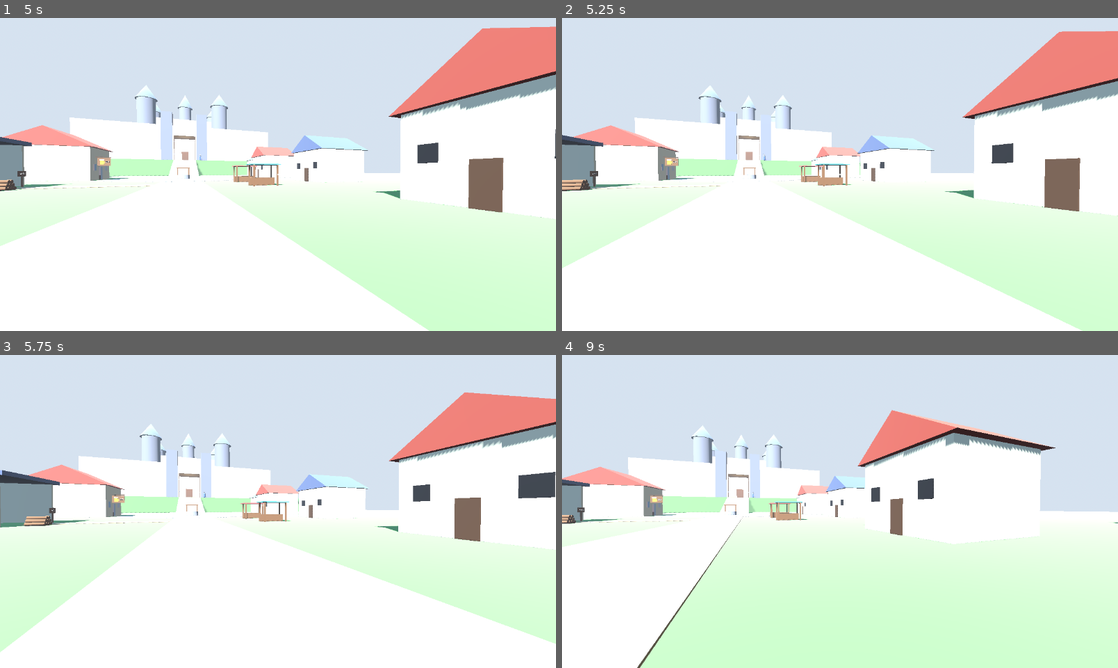
Above: before the commit, frames 1-4 (two rows, left to right).
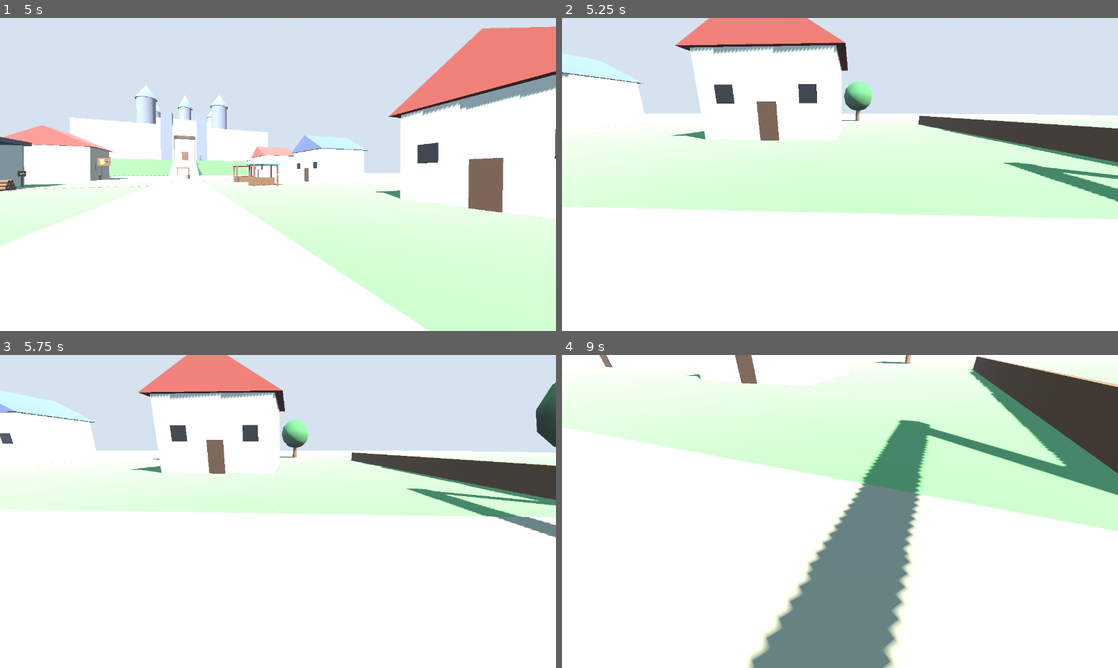
Above: after the commit, the same moments.

Repository: assasin4359-code/talk
Game: Godot game, scene res://scenes/village.tscn
The game is run twice, just before and just after one commit, with the same random seed, the same clock (stepped at 60 frames per second) and the same inputs.
Inputs (mouse positions are in pixels of both pictures, inside the frame that each line leads up to):
- Up to frame 1 (5 s): tap Enter at 0.5, 4.35 s; move the mouse to (305, 174) at 0.52 s; hold E (interact) 0.53-1.28 s; hold W (move_forward) 0.53-4.28 s; click (305, 174) at 0.67 s; tap Space at 0.77, 1.52, 3.02, 3.77, 4.52 s; tap 2 at 0.8, 1.35, 2.3, 3.6 s; move the mouse to (250, 174) at 1.27 s; click (250, 174) at 1.42 s; tap E (interact) at 1.55, 3.05, 4.55 s; move the mouse to (289, 168) at 2.02 s; hold E (interact) 2.03-2.78 s; click (289, 168) at 2.17 s; move the mouse to (272, 180) at 2.77 s; tap Shift (sprint) at 2.85 s; click (272, 180) at 2.92 s; move the mouse to (316, 177) at 3.52 s; click (316, 177) at 3.67 s; tap Escape (release_mouse) at 4.15 s; move the mouse to (111, 127) at 4.27 s; hold A (move_left) from 4.28 s (still down); click (111, 127) at 4.42 s
- Up to frame 2 (5.25 s): move the mouse to (867, 174) at 5.02 s; release A (move_left) at 5.03 s; hold S (move_back) from 5.03 s (still down); tap 0 at 5.1 s; click (867, 174) at 5.17 s
- Up to frame 3 (5.75 s): keep holding S (move_back); tap 2 at 5.3 s
- Up to frame 4 (9 s): move the mouse to (756, 433) at 5.77 s; release S (move_back) at 5.78 s; hold D (move_right) 5.78-6.53 s; tap E (interact) at 5.85, 7.35 s; click (756, 433) at 5.92 s; tap Space at 6.02, 6.77, 7.52 s; move the mouse to (962, 495) at 6.52 s; hold W (move_forward) 6.53-7.28 s; tap 2 at 6.6, 8.3, 8.85 s; click (962, 495) at 6.67 s; move the mouse to (728, 527) at 7.27 s; hold D (move_right) 7.28-8.03 s; click (728, 527) at 7.42 s; move the mouse to (895, 442) at 8.02 s; hold S (move_back) 8.03-8.78 s; hold Shift (sprint) 8.03-8.78 s; click (895, 442) at 8.17 s; move the mouse to (812, 574) at 8.77 s; hold A (move_left) from 8.78 s (still down); click (812, 574) at 8.92 s

Frame 1 is identical in both runs. In frame 2, 52% of the frame differs, in the area x 0-100%, y 0-100%; in frame 3, 43%; in frame 4, 79%.

Commit message:
마우스로 시점이 안 돌아가던 문제 수정
플레이테스트 제보: 마우스로 둘러볼 수 없음.

원인: 마우스를 잡으면(캡처) 커서가 화면 정중앙에 고정되는데, 거기에 있는
HUD 조준점(ColorRect)이 기본값 MOUSE_FILTER_STOP이라 모든 마우스 움직임을
삼켰다. 플레이어의 _unhandled_input까지 이벤트가 오지 않았다.

- 조준점·안내 문구·종료 카드 등 상호작용 없는 UI는 MOUSE_FILTER_IGNORE.
- 마우스 캡처 상태를 BTGInput.capture_mouse() 한 곳에서 관리 (플레이어,
  대화창이 각자 Input.mouse_mode를 건드리던 것 정리). 헤드리스 테스트도
  실제 창과 같은 상태를 본다.
- Esc로 마우스를 풀었거나 창 포커스를 잃은 뒤에는 게임 화면을 클릭하면
  다시 시점 조작 (그 클릭은 상호작용으로 처리하지 않음).
- tests/test_mouse.gd: 화면 정중앙에 실제 마우스 이벤트를 넣어 시점 회전,
  Esc 해제/클릭 재캡처, 선택지 동안 커서 표시 후 복귀를 검사. 조준점
  수정만 되돌리면 시점이 0.0 -> 0.0 그대로라 실패한다 (제보 증상 재현).

Co-Authored-By: Claude Opus 5.5 <noreply@anthropic.com>
Claude-Session: https://claude.ai/code/session_01Gk6DMKrdHwi9K8Tj1dZczR

Diff:
--- a/game/director.gd
+++ b/game/director.gd
@@ -189,6 +189,7 @@
 	end_card.add_theme_color_override("font_outline_color", Color(0, 0, 0, 0.8))
 	end_card.add_theme_constant_override("outline_size", 8)
 	end_card.modulate.a = 0.0
+	end_card.mouse_filter = Control.MOUSE_FILTER_IGNORE
 	layer.add_child(end_card)
 	var t := create_tween()
 	t.tween_property(end_card, "modulate:a", 1.0, _seconds(2.0))
--- a/game/input_setup.gd
+++ b/game/input_setup.gd
@@ -2,6 +2,17 @@
 extends RefCounted
 ## Registers the game's input actions in code, so the project runs without hand-editing
 ## the Input Map. Rebinding UI can later read/write the same action names.
+
+
+## Whether mouse-look is on. Tracked here, not read back from Input.mouse_mode, so
+## headless runs (tests) behave like a real window and every caller shares one truth.
+static var mouse_captured := false
+
+
+static func capture_mouse(on: bool) -> void:
+	mouse_captured = on
+	if DisplayServer.get_name() != "headless":
+		Input.mouse_mode = Input.MOUSE_MODE_CAPTURED if on else Input.MOUSE_MODE_VISIBLE
 
 
 static func ensure_actions() -> void:
--- a/game/player/player.gd
+++ b/game/player/player.gd
@@ -35,7 +35,7 @@
 	_head_height = head.position.y
 	ray.target_position = Vector3(0, 0, -interact_range)
 	ray.add_exception(self)
-	capture_mouse(true)
+	BTGInput.capture_mouse(true)
 
 
 # --- camera moves the director uses (presentation only) -------------------------
@@ -73,11 +73,6 @@
 	return t
 
 
-func capture_mouse(on: bool) -> void:
-	if DisplayServer.get_name() != "headless":
-		Input.mouse_mode = Input.MOUSE_MODE_CAPTURED if on else Input.MOUSE_MODE_VISIBLE
-
-
 func place_at(anchor: Node3D) -> void:
 	global_position = anchor.global_position
 	rotation.y = anchor.global_rotation.y
@@ -86,16 +81,27 @@
 	velocity = Vector3.ZERO
 
 
+func _notification(what: int) -> void:
+	if what == NOTIFICATION_APPLICATION_FOCUS_OUT:
+		BTGInput.capture_mouse(false)  # alt-tab etc.: a click brings mouse-look back
+
+
 func _unhandled_input(event: InputEvent) -> void:
 	if event.is_action_pressed("release_mouse"):
-		capture_mouse(Input.mouse_mode != Input.MOUSE_MODE_CAPTURED)
+		BTGInput.capture_mouse(not BTGInput.mouse_captured)
 		return
 	if input_locked:
 		return
-	if event is InputEventMouseMotion and Input.mouse_mode == Input.MOUSE_MODE_CAPTURED:
-		rotate_y(-event.relative.x * mouse_sensitivity)
-		head.rotation.x = clampf(head.rotation.x - event.relative.y * mouse_sensitivity, -1.45, 1.45)
-	elif event.is_action_pressed("interact") and focus != null:
+	if event is InputEventMouseMotion:
+		if BTGInput.mouse_captured:
+			rotate_y(-event.relative.x * mouse_sensitivity)
+			head.rotation.x = clampf(head.rotation.x - event.relative.y * mouse_sensitivity, -1.45, 1.45)
+		return
+	if event is InputEventMouseButton and event.pressed and not BTGInput.mouse_captured:
+		BTGInput.capture_mouse(true)  # click into the window: mouse-look again, not an interaction
+		get_viewport().set_input_as_handled()
+		return
+	if event.is_action_pressed("interact") and focus != null:
 		get_viewport().set_input_as_handled()
 		interact(focus)
 
--- a/game/ui/dialogue_box.gd
+++ b/game/ui/dialogue_box.gd
@@ -156,13 +156,11 @@
 		_choices.add_child(b)
 	(_choices.get_child(0) as Button).grab_focus()
 	_choosing = true
-	if DisplayServer.get_name() != "headless":
-		Input.mouse_mode = Input.MOUSE_MODE_VISIBLE
+	BTGInput.capture_mouse(false)  # show the cursor so options can be clicked
 	var index: int = await _picked
 	_choosing = false
 	_clear_choices()
-	if DisplayServer.get_name() != "headless":
-		Input.mouse_mode = Input.MOUSE_MODE_CAPTURED
+	BTGInput.capture_mouse(true)
 	return index
 
 
--- a/game/ui/hud.gd
+++ b/game/ui/hud.gd
@@ -12,12 +12,16 @@
 	layer = 5
 	_dot = ColorRect.new()
 	_dot.color = Color(1, 1, 1, 0.75)
+	# A captured mouse sits at the screen centre — exactly where this dot is. With the
+	# default MOUSE_FILTER_STOP it swallowed every mouse motion and mouse-look died.
+	_dot.mouse_filter = Control.MOUSE_FILTER_IGNORE
 	_dot.size = Vector2(4, 4)
 	_dot.set_anchors_preset(Control.PRESET_CENTER)
 	_dot.position -= _dot.size / 2
 	add_child(_dot)
 	_prompt = Label.new()
 	_prompt.horizontal_alignment = HORIZONTAL_ALIGNMENT_CENTER
+	_prompt.mouse_filter = Control.MOUSE_FILTER_IGNORE
 	_prompt.add_theme_font_size_override("font_size", 20)
 	_prompt.add_theme_color_override("font_outline_color", Color(0, 0, 0, 0.8))
 	_prompt.add_theme_constant_override("outline_size", 6)
--- /dev/null
+++ b/tests/test_mouse.gd
@@ -0,0 +1,104 @@
+extends BTGTest
+## Mouse-look through real input events. Motion is sent at the screen centre because
+## that is where a captured mouse lives — and where the HUD crosshair sits.
+
+const VILLAGE := "res://scenes/village.tscn"
+
+var village: Node
+var director
+var player
+
+
+func _open() -> void:
+	var narrative := tree.root.get_node("Narrative")
+	narrative.autosave = false
+	narrative.use_state(null)
+	village = load(VILLAGE).instantiate()
+	director = village.get_node("Director")
+	director.speed = 50.0
+	director.reload_on_new_day = false
+	tree.root.add_child(village)
+	await director.day_started
+	player = village.get_node("Player")
+
+
+func _close() -> void:
+	village.queue_free()
+	await frames(3)
+
+
+func _move_mouse(rel: Vector2) -> void:
+	var ev := InputEventMouseMotion.new()
+	var centre: Vector2 = tree.root.get_visible_rect().size / 2
+	ev.position = centre
+	ev.global_position = centre
+	ev.relative = rel
+	ev.screen_relative = rel
+	Input.parse_input_event(ev)
+	await frames(2)
+
+
+func _click() -> void:
+	for pressed in [true, false]:
+		var ev := InputEventMouseButton.new()
+		ev.button_index = MOUSE_BUTTON_LEFT
+		ev.pressed = pressed
+		var centre: Vector2 = tree.root.get_visible_rect().size / 2
+		ev.position = centre
+		ev.global_position = centre
+		Input.parse_input_event(ev)
+		await frames(2)
+
+
+func _key(k: Key) -> void:
+	for pressed in [true, false]:
+		var ev := InputEventKey.new()
+		ev.physical_keycode = k
+		ev.keycode = k
+		ev.pressed = pressed
+		Input.parse_input_event(ev)
+		await frames(2)
+
+
+func test_mouse_turns_the_view() -> void:
+	await _open()
+	assert_true(BTGInput.mouse_captured, "mouse-look is on once the day starts")
+	var yaw: float = player.rotation.y
+	var pitch: float = player.head.rotation.x
+	await _move_mouse(Vector2(120, 0))
+	assert_true(absf(player.rotation.y - yaw) > 0.1, "horizontal mouse turns the body (yaw %s -> %s)" % [yaw, player.rotation.y])
+	await _move_mouse(Vector2(0, -80))
+	assert_true(player.head.rotation.x - pitch > 0.1, "vertical mouse tilts the head (pitch %s -> %s)" % [pitch, player.head.rotation.x])
+	await _close()
+
+
+func test_escape_releases_and_click_recaptures() -> void:
+	await _open()
+	await _key(KEY_ESCAPE)
+	assert_false(BTGInput.mouse_captured, "Esc frees the cursor")
+	var yaw: float = player.rotation.y
+	await _move_mouse(Vector2(120, 0))
+	assert_eq(player.rotation.y, yaw, "a free cursor does not turn the view")
+	await _click()
+	assert_true(BTGInput.mouse_captured, "clicking into the game takes the mouse back")
+	assert_false(director.busy, "that click did not start an interaction")
+	await _move_mouse(Vector2(120, 0))
+	assert_true(absf(player.rotation.y - yaw) > 0.1, "mouse-look works again")
+	await _close()
+
+
+func test_choices_free_the_cursor_then_take_it_back() -> void:
+	await _open()
+	var box: BTGDialogueBox = director.dialogue
+	box.instant = true
+	director.request("talk", "guard")  # 3 lines, then two options
+	for i in 3:
+		await frames(2)
+		await _key(KEY_E)
+	await frames(2)
+	assert_false(BTGInput.mouse_captured, "cursor visible while choosing")
+	await _key(KEY_2)
+	await frames(3)
+	assert_true(BTGInput.mouse_captured, "mouse-look back after choosing")
+	assert_false(director.busy, "conversation over")
+	await _close()
Not shown, added: tests/test_mouse.gd.uid
Not shown, changed: CLAUDE.md
Not shown, changed: README.md
